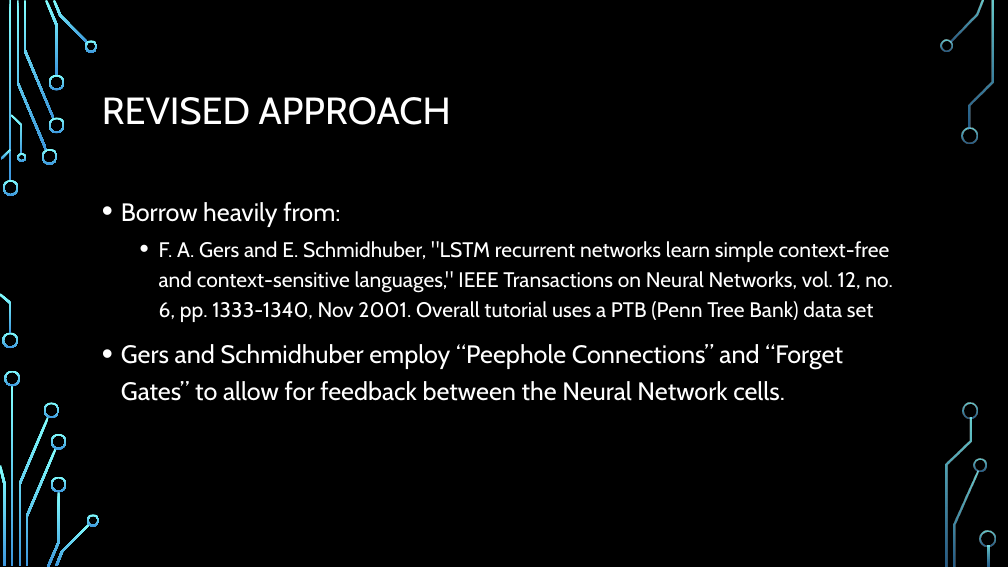
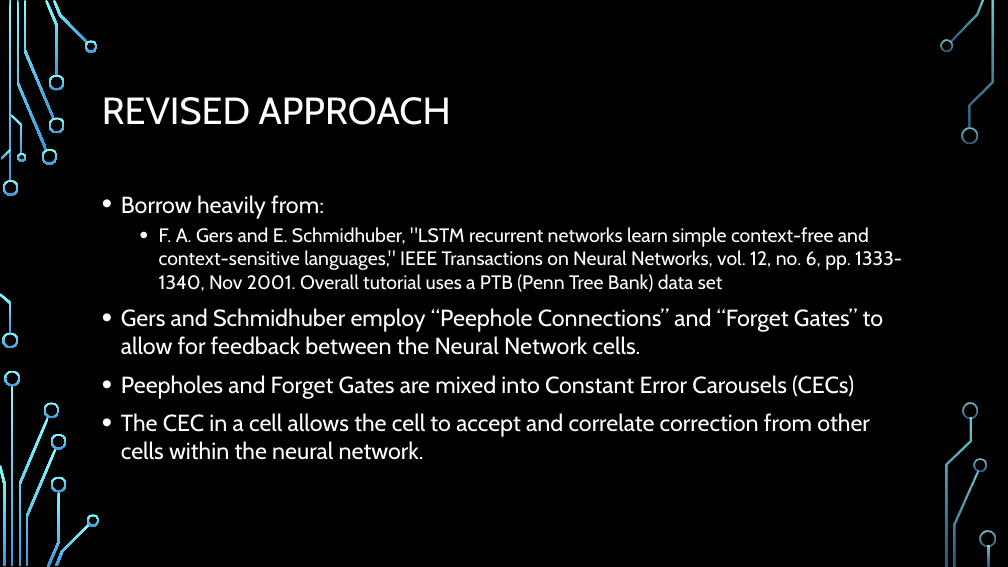
Before and after one commit to hlj1010/Autonomous_Detection_of_Regular_Language, a slide deck: slide 9 of Document/Report1 - Slides.pptx. Drawn at 1008x567 pixels with LibreOffice and Linux fonts; fonts in the diff are those of the drawing; background and template pictures are left out. Boxes give left, top, right and bottom in pixels: in the first picture for what was removed or moved away, otherwise in the second. Text is boxed around its words. In the diff, an @@ line names an element or a change of style, - is before the commit and + after.

Commit message:
Final Update
Last update

```diff
--- a/Document/Report1 - Slides.pptx
+++ b/Document/Report1 - Slides.pptx
@@ text at (121, 195, 902, 355): size 24 to 22.2 pt in "Borrow heavily from:", "Gers and Schmidhuber employ “Peephole Connections” and ..."; size 20 to 18.5 pt in "F. A. Gers and E. Schmidhuber, "LSTM ..."; line spacing 1.2 to 1 @@
@@ text at (121, 375, 870, 460): paragraphs added @@
+• Peepholes and Forget Gates are mixed into Constant Error Carousels (CECs)
+• The CEC in a cell allows the cell to accept and correlate correction from other cells within the neural network.
```
Also in this commit, not shown: 2 slides added.
